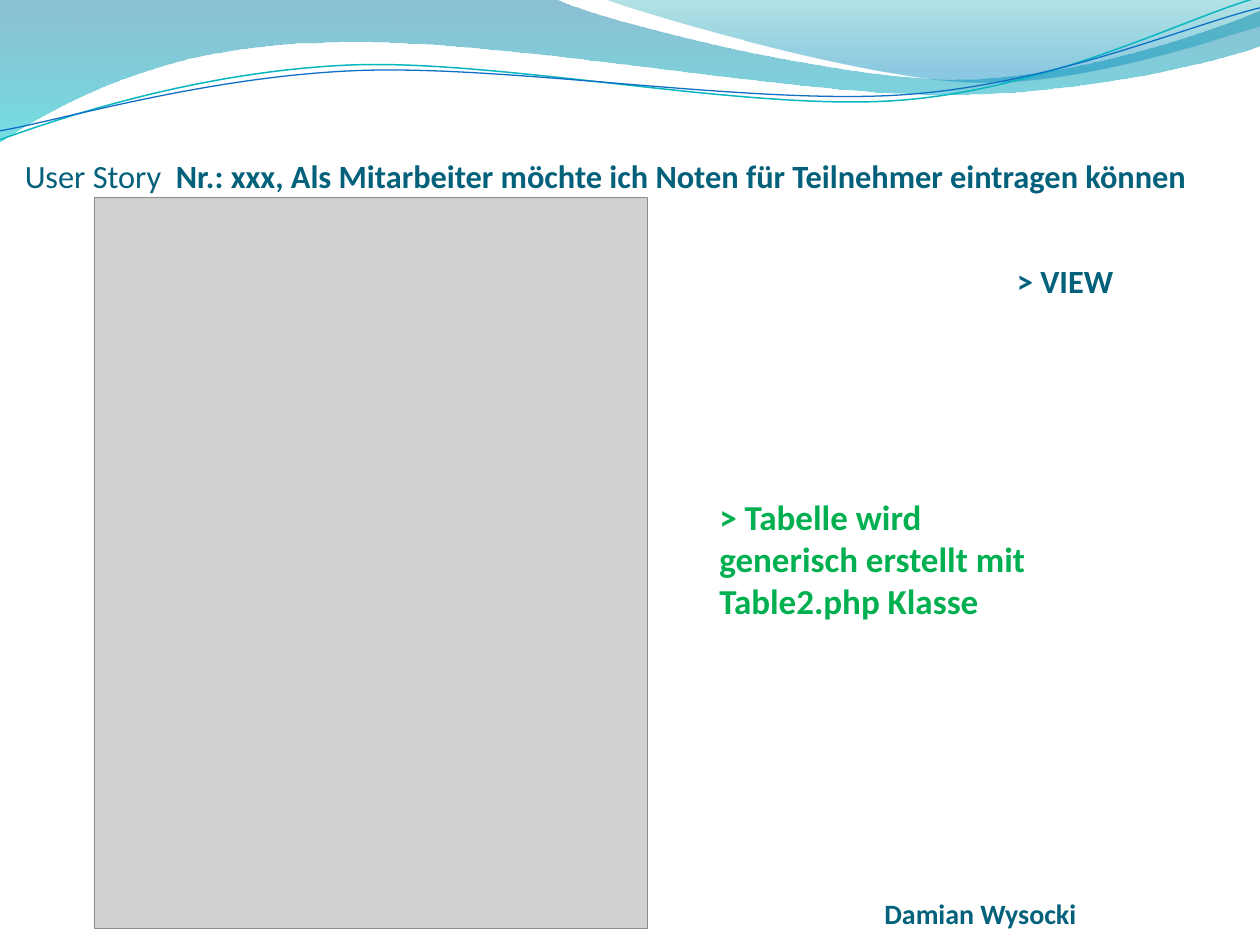
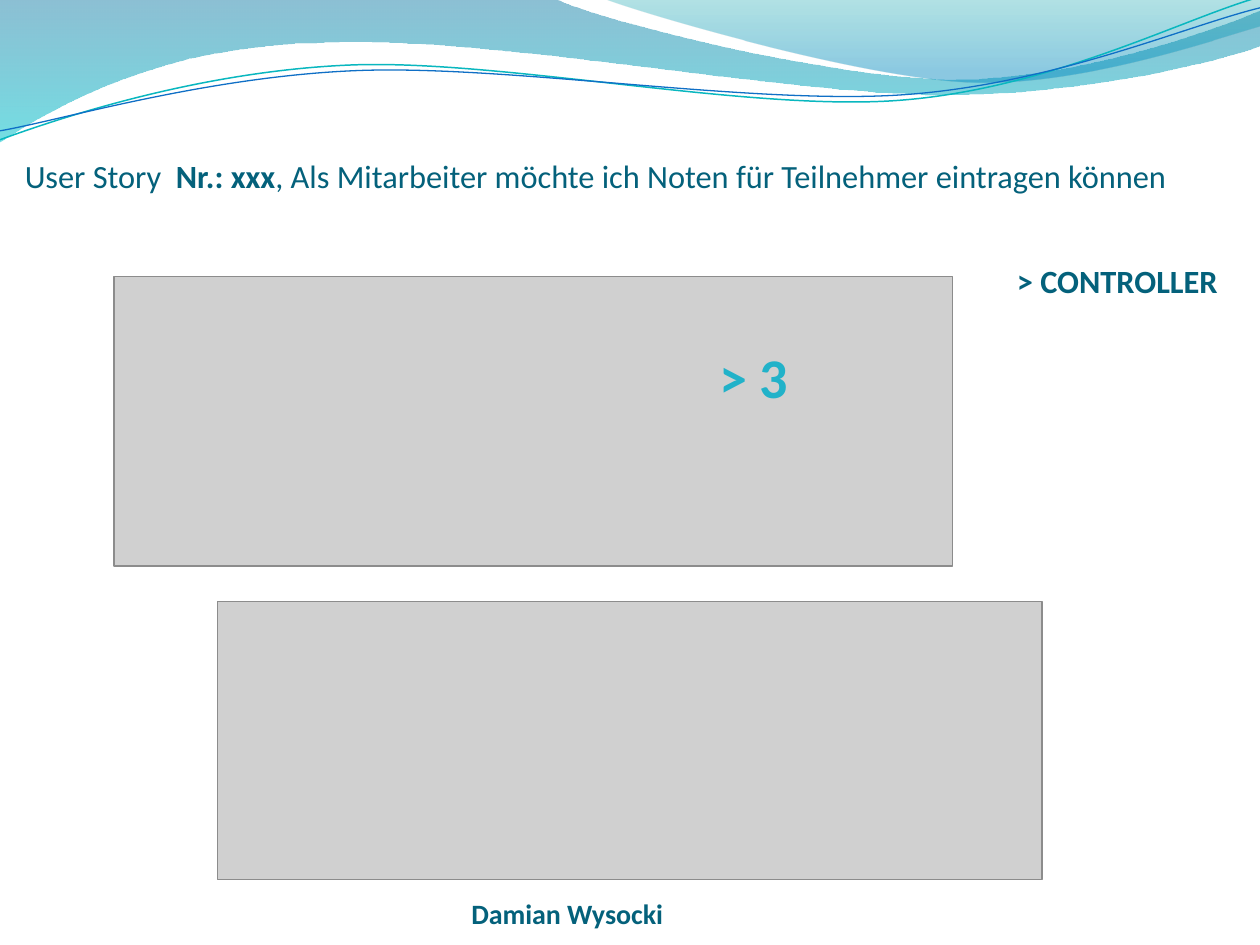
Before and after one commit to wf5ss2015/wfprj, a slide deck: slide 19 of Lehrveranstaltungsmanagement_Präsentation.pptx (slide 17 before the commit). Drawn at 1260x945 pixels with LibreOffice and Linux fonts; fonts in the diff are those of the drawing; grey boxes stand for pictures; background and template pictures are left out. Boxes give left, top, right and bottom in pixels: in the first picture for what was removed or moved away, otherwise in the second. Text is boxed around its words. In the diff, an @@ line names an element or a change of style, - is before the commit and + after.

```diff
--- a/Lehrveranstaltungsmanagement_Präsentation.pptx
+++ b/Lehrveranstaltungsmanagement_Präsentation.pptx
@@ text "User Story Nr.: xxx, Als ..." at [25, 165, 1166, 194]: bold off in "xxx, Als Mitarbeiter möchte ich Noten für ..." @@
@@ picture removed at [94, 198, 648, 929] @@
@@ picture added at [115, 276, 953, 566] @@
@@ text at [1040, 271, 1217, 294]: text changed @@
-> VIEW
+> CONTROLLER
@@ text added at [760, 361, 788, 399], 32 pt, text #21B2C9, bold @@
+> 3
@@ text removed at [719, 505, 1025, 620] @@
-> Tabelle wird generisch erstellt mit Table2.php Klasse
@@ picture added at [218, 601, 1042, 879] @@
@@ text "Damian Wysocki": place and size @@
-text "Damian Wysocki" at [884, 904, 1076, 929]
+text "Damian Wysocki" at [471, 904, 663, 929]
```
Also in this commit, not shown: 11 other slides changed, 1 other file.
